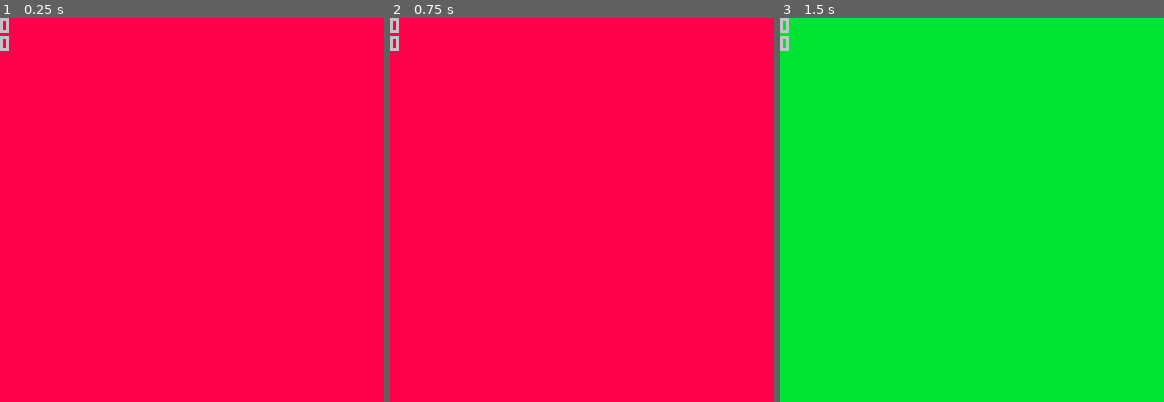
Above: before the commit, frames 1-3 (left to right).
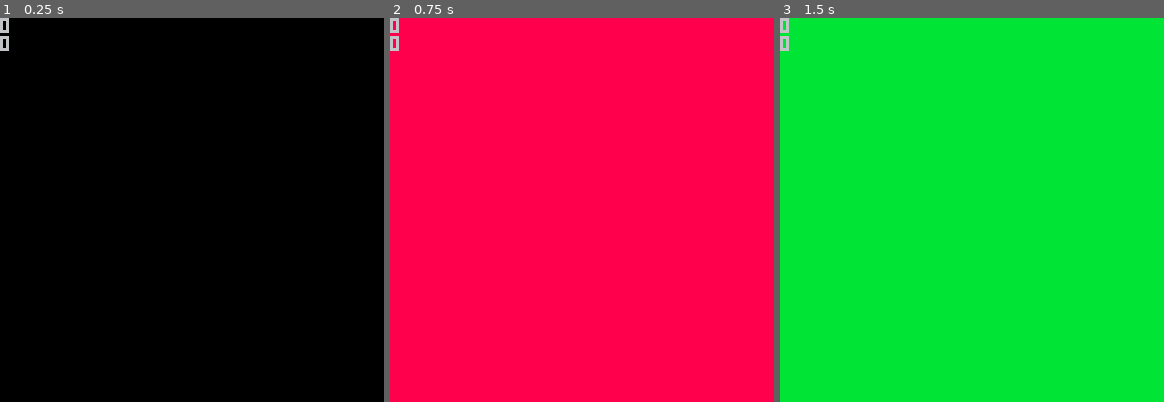
Above: after the commit, the same moments.

Repository: TizianoBR/bopl_demake
Game: PICO-8 cartridge bopl.p8
The game is run twice, just before and just after one commit, with the same random seed, the same clock (stepped at 60 frames per second) and the same inputs.
Inputs:
- Up to frame 1 (0.25 s): no input
- Up to frame 2 (0.75 s): tap X (X key) at 0.33 s; tap O (Z key) at 0.7 s
- Up to frame 3 (1.5 s): tap X (X key) at 1.07 s

The runs differ from the first frame. In frame 1, 100% of the frame differs, in the area x 0-100%, y 0-100%; in frame 2, nothing differs; in frame 3, nothing differs.

Commit message:
start at PLR_ID=0

Diff:
--- a/bopl.p8
+++ b/bopl.p8
@@ -5,7 +5,7 @@
 
 function _init()
  poke(0x5f80,0)
- poke(0x5f81,1)
+ poke(0x5f81,0)
  set_p("x",1,0)
  set_p("x",2,0)
 end
Not shown, changed: bopl.js
